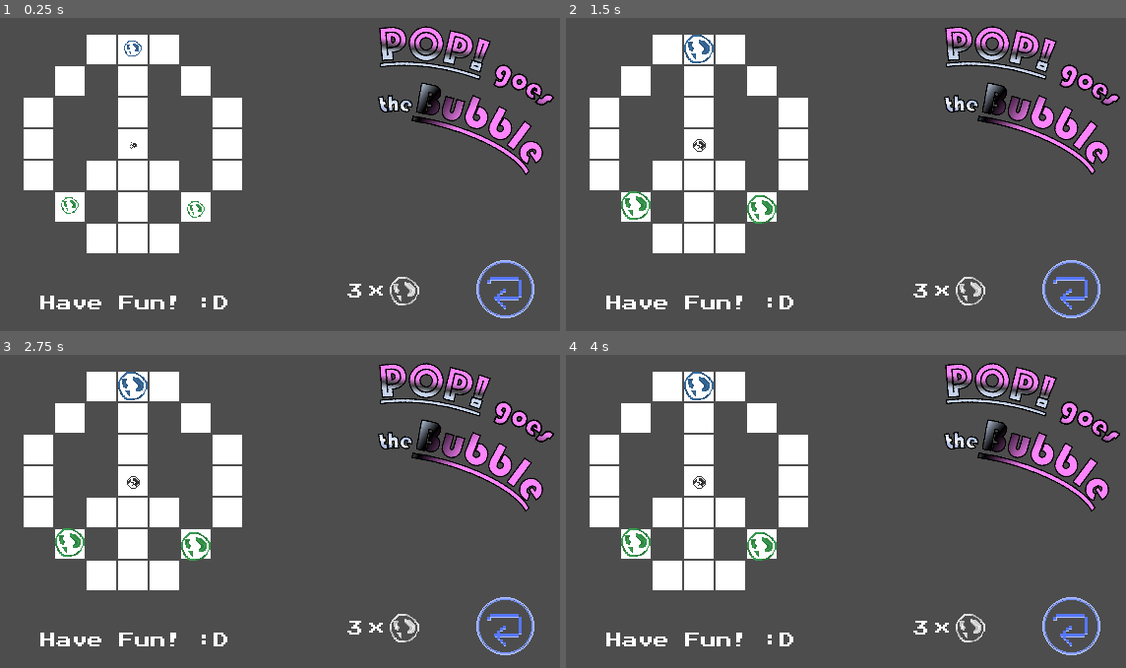
Above: before the commit, frames 1-4 (two rows, left to right).
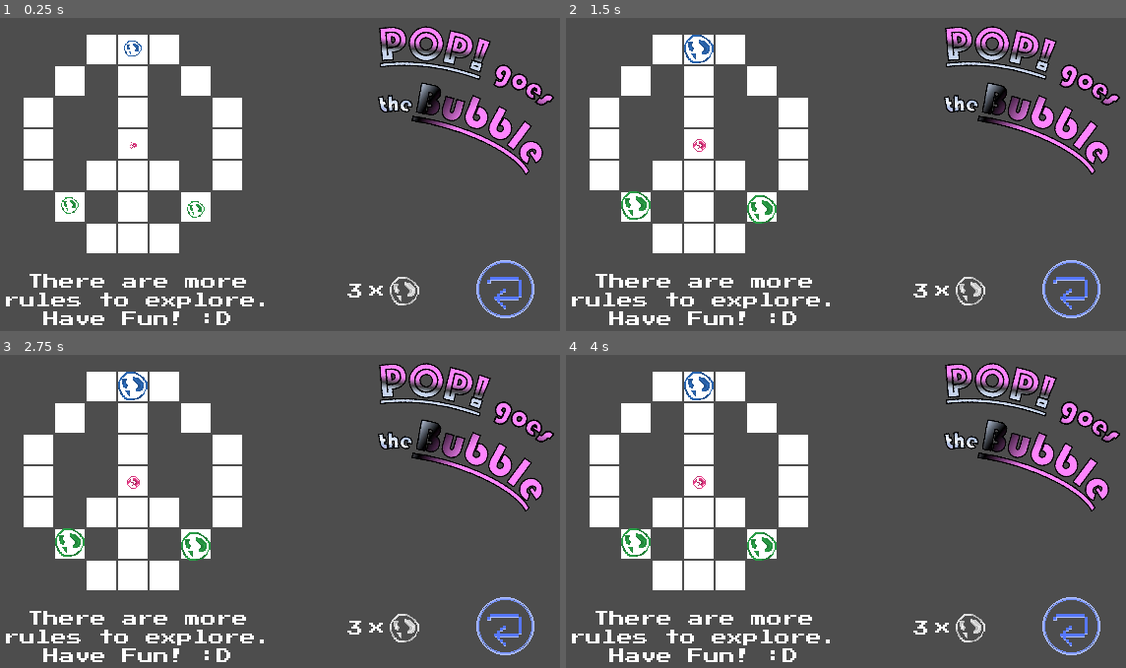
Above: after the commit, the same moments.

Repository: kaiec/ggj25-bubble-game
Game: Godot game, scene res://levels/level_4.tscn
Same seed, same stepped clock (60 frames per second), same inputs: the game is played once before the commit and once after it. This scene is started directly instead of the project's main scene.
Inputs (mouse positions are in pixels of both pictures, inside the frame that each line leads up to):
- Up to frame 1 (0.25 s): no input
- Up to frame 2 (1.5 s): tap Enter at 0.5 s; move the mouse to (980, 161) at 0.52 s; hold D (move_right) 0.53-1.28 s; click (980, 161) at 0.6 s; move the mouse to (717, 196) at 1.27 s; hold S (move_down) from 1.28 s (still down); click (717, 196) at 1.35 s
- Up to frame 3 (2.75 s): move the mouse to (336, 439) at 2.02 s; release S (move_down) at 2.03 s; hold D (move_right) from 2.03 s (still down); click (336, 439) at 2.1 s
- Up to frame 4 (4 s): move the mouse to (806, 586) at 2.77 s; release D (move_right) at 2.78 s; hold W (move_up) 2.78-3.53 s; click (806, 586) at 2.85 s; move the mouse to (1030, 570) at 3.52 s; hold A (move_left) from 3.53 s (still down); click (1030, 570) at 3.6 s

The runs differ from the first frame. In frame 1, 1.9% of the frame differs, in the area x 1-48%, y 8-99%; in frame 2, 1.9%, in the area x 1-48%, y 7-99%; in frame 3, 1.9%; in frame 4, 1.9%.

Commit message:
last tweeks

Diff:
--- a/bubble/game_objects/bad_bubble.tscn
+++ b/bubble/game_objects/bad_bubble.tscn
@@ -3,5 +3,5 @@
 [ext_resource type="PackedScene" uid="uid://cbm74kal33eq3" path="res://bubble/game_objects/basic_bubble.tscn" id="1_7mebs"]
 
 [node name="BadBubble" groups=["goal", "unclickable"] instance=ExtResource("1_7mebs")]
-modulate = Color(0.231373, 0.231373, 0.231373, 1)
+modulate = Color(0.950946, 0.250175, 0.555676, 1)
 class_type = "BadBubble"
--- a/bubble/game_objects/basic_bubble.tscn
+++ b/bubble/game_objects/basic_bubble.tscn
@@ -15,6 +15,7 @@
 [ext_resource type="AudioStream" uid="uid://22agptjr3nnf" path="res://bubble/assets/sfx/bubble1.wav" id="13_axcae"]
 
 [node name="BasicBubble" type="Node2D"]
+modulate = Color(0.544974, 0.544974, 0.544974, 1)
 script = ExtResource("1_fownq")
 
 [node name="Sprite" type="Sprite2D" parent="."]
--- a/bubble/game_objects/bubble.tscn
+++ b/bubble/game_objects/bubble.tscn
@@ -5,7 +5,7 @@
 [ext_resource type="Texture2D" uid="uid://bfmnb6b5tu2kl" path="res://bubble/assets/bubbleSprites.png" id="3_m71h7"]
 
 [node name="Bubble" instance=ExtResource("1_81tts")]
-modulate = Color(0.247059, 0.470588, 0.682353, 1)
+modulate = Color(0.18815, 0.453265, 0.786797, 1)
 script = ExtResource("2_ovfnn")
 class_type = "Bubble"
 
--- a/bubble/game_objects/diagonal_bubble.tscn
+++ b/bubble/game_objects/diagonal_bubble.tscn
@@ -4,6 +4,6 @@
 [ext_resource type="Script" path="res://bubble/diagonal_bubble.gd" id="2_r03ev"]
 
 [node name="DiagonalBubble" instance=ExtResource("1_3klcd")]
-modulate = Color(0.2448, 0.68, 0.346347, 1)
+modulate = Color(0.180307, 0.688538, 0.304756, 1)
 script = ExtResource("2_r03ev")
 class_type = "Diagonal"
--- a/levels/level_4.tscn
+++ b/levels/level_4.tscn
@@ -43,9 +43,12 @@
 size = 3
 
 [node name="Label" type="Label" parent="."]
-offset_left = 82.0
-offset_top = 298.0
-offset_right = 274.0
-offset_bottom = 321.0
+offset_left = 5.0
+offset_top = 276.0
+offset_right = 357.0
+offset_bottom = 330.0
 theme = ExtResource("8_0q05t")
-text = "Have Fun! :D"
+text = "There are more
+rules to explore.
+Have Fun! :D"
+horizontal_alignment = 1
